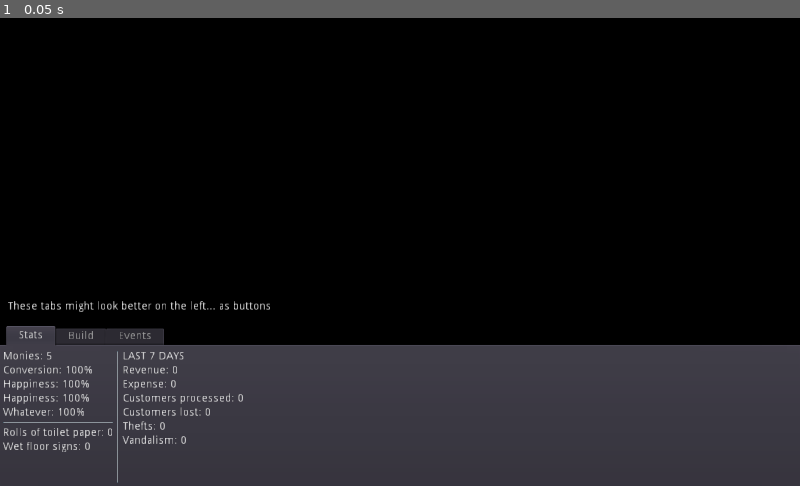
Above: before the commit, frame 1.
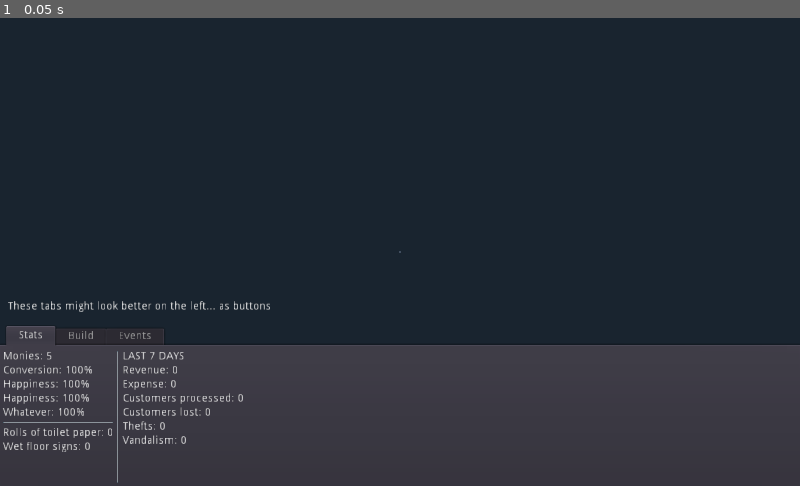
Above: after the commit, the same moment.

Repository: austinirvine/mayninth
Game: Godot game, scene res://start.tscn
Two runs of this game, one before a commit and one after it. Both use one fixed random seed, a clock stepped at 60 frames per second and the inputs below.
Inputs:
- Up to frame 1 (0.05 s): no input

The runs differ from the first frame. In frame 1, 69% of the frame differs, in the area x 0-100%, y 0-70%.

Commit message:
Fix broken camera node

Diff:
--- a/project/LevelOne.tscn
+++ b/project/LevelOne.tscn
@@ -6,7 +6,7 @@
 
 [node name="Camera" type="Camera" parent="." index="0"]
 
-transform = Transform( 0, 0, 0, 0, 0, 0, 0, 0, 0, 0, 0, 0 )
+transform = Transform( 1, 0, 0, 0, -4.37114e-08, 1, 0, -1, -4.37114e-08, 0, 2, 0 )
 keep_aspect = 1
 cull_mask = 1048575
 environment = null
